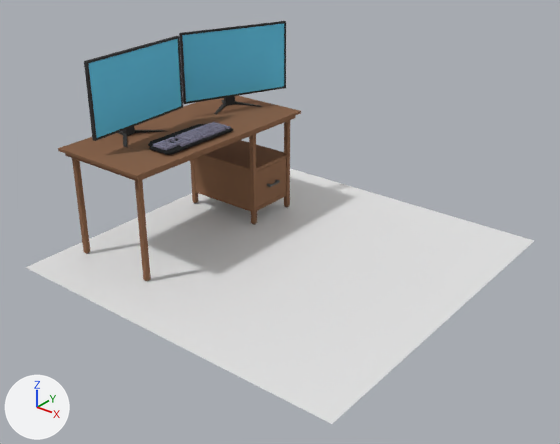
What one commit did to the glTF model src/assets/gameroom.glb.
Camera for both pictures: a 50 mm lens placed at (3.5, -4.48, 3.04), pointed at (0.08, -0.21, 0.39). The lights are fixed; the arrows at lower left show +X, +Y and +Z. Where no turn or scale is listed for an object, it has been applied to the vertices.

The first picture shows 'Alusta_Material.001_0', 'Monitor', 'Monitor.001', 'Plane', 'desk5_BlackWood_0'.
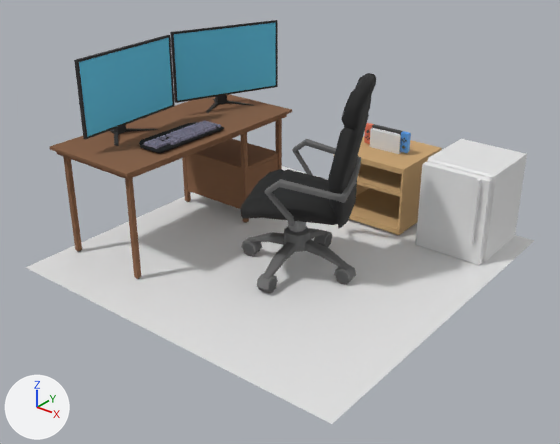
ob_alusta is not drawn itself; it is the parent of ob_alusta_material_001_0.

Changed parts and their boxes (x1, y1, x2, y2) in the pictures (560 x 444 px):
'desk5_BlackWood_0', moved: before (58, 96, 301, 281); after (50, 94, 292, 279)
'Cube_0', added: after (415, 139, 527, 265)
'Monitor', moved: before (84, 36, 183, 148); after (74, 35, 175, 146)
'Monitor.001', moved: before (179, 21, 286, 114); after (170, 20, 278, 113)
'Chair Top', added (black): after (240, 73, 376, 232)
'Cabinet', added (brown): after (349, 137, 442, 235)
'Computer Chair', added: after (241, 226, 356, 293)
'Alusta_Material.001_0', moved: before (148, 124, 233, 155); after (139, 122, 224, 153)
'SwitchKit', added: after (370, 128, 402, 154)
'Object_7', added: after (400, 131, 411, 153)
'Object_4', added: after (372, 124, 402, 135)
'Object_5', added: after (364, 123, 374, 144)
'Object_8', added: after (373, 128, 400, 135)

Diff of the bpy script that builds the scene:
```diff
--- a/src/assets/gameroom.glb.py
+++ b/src/assets/gameroom.glb.py
@@ me_object_4_001 @@
+me_object_4_001.from_pydata([(-0.133, -0.002, -0.064), (-0.133, -0.002, 0.073), (0.132, -0.002, -0.064), (0.132, -0.002, 0.073)], [], [(2, 3, 1), (2, 1, 0)])
+me_object_4_001.materials.append(mat_screen_001)  # white #ffffff
@@ ob_desk5_blackwood_0 @@
 ob_desk5_blackwood_0 = bpy.data.objects.new('desk5_BlackWood_0', me_desk5_blackwood_0)
-ob_desk5_blackwood_0.location = (-0.867, 0.097, 0.32)
+ob_desk5_blackwood_0.location = (-0.949, 0.077, 0.32)
@@ ob_alusta @@
 ob_alusta = bpy.data.objects.new('Alusta', None)
-ob_alusta.parent = ob_low_poly_keyboard
+ob_alusta.parent = ob_keyboard
 ob_alusta.location = (-0.000235, 0.000652, 0.0)
@@ ob_monitor_001 @@
 ob_monitor_001 = bpy.data.objects.new('Monitor.001', me_monitor_color_grid_0)
-ob_monitor_001.location = (-1.087, 0.536, 0.931)
+ob_monitor_001.location = (-1.169, 0.516, 0.931)
@@ ob_monitor @@
 ob_monitor = bpy.data.objects.new('Monitor', me_monitor_color_grid_0_001)
-ob_monitor.location = (-1.182, -0.563, 0.932)
+ob_monitor.location = (-1.264, -0.583, 0.932)
@@ ob_keyboard @@
+ob_keyboard = bpy.data.objects.new('Keyboard', None)
+ob_keyboard.location = (-0.773, -0.204, 0.956)
+ob_keyboard.rotation_euler = (0.0, 0.0, -1.571)  # degrees (0, 0, -90)
+ob_keyboard.scale = (0.00015, 0.00015, 0.00015)
@@ ob_object_8 @@
+ob_object_8 = bpy.data.objects.new('Object_8', me_object_4_001)
+ob_object_8.location = (0.199, 1.125, 0.734)
@@ ob_object_7 @@
+ob_object_7 = bpy.data.objects.new('Object_7', me_object_3_001)  # 44 vertices, 74 faces; spans x 0.145..0.221, y -0.002..0.036, z -0.085..0.093; in mat_switch_joycon_l_001 (blue #579de7)
+ob_object_7.location = (0.199, 1.125, 0.734)
@@ ob_object_5 @@
+ob_object_5 = bpy.data.objects.new('Object_5', me_object_1_001)  # 44 vertices, 74 faces; spans x -0.222..-0.145, y -0.002..0.036, z -0.085..0.093; in mat_switch_joycon_r_001 (red #e7775d)
+ob_object_5.location = (0.199, 1.125, 0.734)
@@ ob_object_4 @@
+ob_object_4 = bpy.data.objects.new('Object_4', me_object_0_001)  # 48 vertices, 70 faces; spans x -0.145..0.145, y -0.002..0.036, z -0.085..0.093; in mat_switch_body_001 (black #3d3d3d)
+ob_object_4.location = (0.199, 1.125, 0.734)
@@ ob_switchkit @@
+ob_switchkit = bpy.data.objects.new('SwitchKit', me_cube_002)  # 28 vertices, 52 faces; spans x -0.15..0.15, y -0.022..0.062, z 0.0..0.169; in mat_material_005 (light grey #dfdfdf)
+ob_switchkit.location = (0.199, 1.125, 0.632)
@@ ob_cube_0 @@
+ob_cube_0 = bpy.data.objects.new('Cube_0', me_cube_0)  # 128 vertices, 258 faces; spans x -0.296..0.296, y -0.432..0.296, z -0.296..0.466; in mat_material_003 (white #e7e7e7)
+ob_cube_0.location = (1.037, 1.181, 0.292)
@@ ob_cabinet @@
+ob_cabinet = bpy.data.objects.new('Cabinet', me_tvcabinet5_wood_0)  # 56 vertices, 74 faces; spans x -0.352..0.352, y -0.325..0.333, z -0.153..0.472; in mat_wood (brown #caa472)
+ob_cabinet.location = (0.211, 1.148, 0.159)
@@ ob_chair_top @@
+ob_chair_top = bpy.data.objects.new('Chair Top', me_computer_chair_high_heels_2_0_005)  # 882 vertices, 1736 faces; spans x -0.462..0.575, y -0.473..0.534, z 0.158..1.382; in mat_high_heels_2_002 (picture img_high_heels_2_basecolor)
+ob_chair_top.location = (0.194, -0.143, 0.193)
@@ ob_computer_chair @@
+ob_computer_chair = bpy.data.objects.new('Computer Chair', me_computer_chair_high_heels_2_0_004)  # 377 vertices, 712 faces; spans x -0.624..0.394, y -0.57..0.447, z 0.004..0.351; in mat_high_heels_2_002 (picture img_high_heels_2_basecolor)
+ob_computer_chair.location = (0.311, -0.08, 0.0)
```
